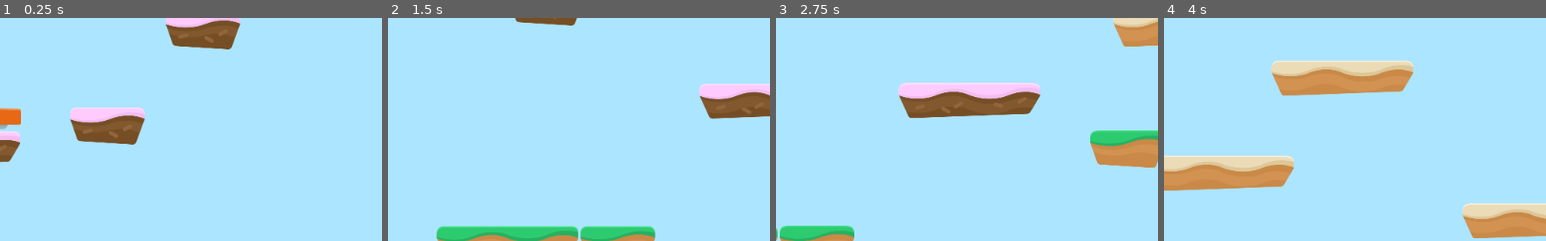
Above: before the commit, frames 1-4 (left to right).
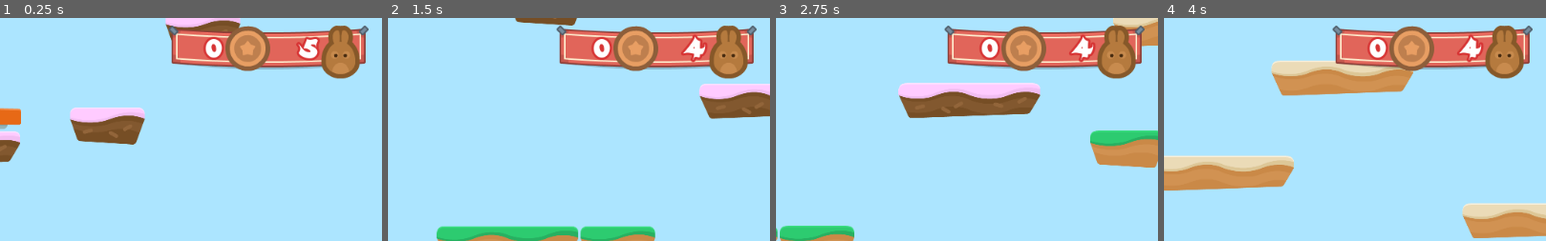
Above: after the commit, the same moments.

Repository: GreywindGit/Hoppy-Days
Game: Godot game, scene res://Levels/Level1.tscn
The game is run twice, just before and just after one commit, with the same random seed, the same clock (stepped at 60 frames per second) and the same inputs.
Inputs:
- Up to frame 1 (0.25 s): no input
- Up to frame 2 (1.5 s): tap Enter at 0.5 s; hold D (right) from 0.53 s (still down); tap W (jump) at 0.77 s
- Up to frame 3 (2.75 s): tap W (jump) at 1.52 s; release D (right) at 2.03 s; hold A (left) from 2.03 s (still down)
- Up to frame 4 (4 s): release A (left) at 2.78 s; hold D (right) from 2.78 s (still down); tap W (jump) at 3.02, 3.77 s
The pictures show only the part of the screen within x 50-100%, y 1-51%; the shares and areas given below are measured in that part.

The runs differ from the first frame. In frame 1, 9.0% of the frame differs, in the area x 44-97%, y 3-28%; in frame 2, 9.2%; in frame 3, 9.2%; in frame 4, 9.2%.

Commit message:
Add GUI for displaying lives/coins

Diff:
--- /dev/null
+++ b/GUI/GUI.gd
@@ -0,0 +1,4 @@
+extends CanvasLayer
+
+func update_lives(lives_left):
+	$Control/TextureRect/HBoxContainer/LifeCount.text = str(lives_left)
--- /dev/null
+++ b/GUI/GUI.tscn
@@ -0,0 +1,68 @@
+[gd_scene load_steps=7 format=2]
+
+[ext_resource path="res://GUI/GUI.gd" type="Script" id=1]
+[ext_resource path="res://GFX/HUD/bannerHanging.png" type="Texture" id=2]
+[ext_resource path="res://Fonts/candles_.ttf" type="DynamicFontData" id=3]
+[ext_resource path="res://GFX/HUD/coin_bronze.png" type="Texture" id=4]
+[ext_resource path="res://GFX/HUD/lifes.png" type="Texture" id=5]
+
+[sub_resource type="DynamicFont" id=1]
+size = 35
+outline_size = 3
+outline_color = Color( 0.847059, 0.207843, 0.207843, 1 )
+use_filter = true
+font_data = ExtResource( 3 )
+
+[node name="GUI" type="CanvasLayer"]
+script = ExtResource( 1 )
+
+[node name="Control" type="Control" parent="."]
+anchor_right = 1.0
+anchor_bottom = 1.0
+
+[node name="TextureRect" type="TextureRect" parent="Control"]
+anchor_left = 1.0
+anchor_right = 1.0
+margin_left = -286.0
+margin_top = 18.0
+margin_bottom = 59.0
+texture = ExtResource( 2 )
+
+[node name="HBoxContainer" type="HBoxContainer" parent="Control/TextureRect"]
+anchor_right = 1.0
+anchor_bottom = 1.0
+margin_left = 12.0
+margin_right = -30.0
+margin_bottom = -12.0
+alignment = 1
+
+[node name="CoinCount" type="Label" parent="Control/TextureRect/HBoxContainer"]
+margin_top = 12.0
+margin_right = 60.0
+margin_bottom = 58.0
+size_flags_horizontal = 3
+custom_fonts/font = SubResource( 1 )
+text = "0"
+align = 2
+
+[node name="CoinIcon" type="TextureRect" parent="Control/TextureRect/HBoxContainer"]
+margin_left = 64.0
+margin_right = 124.0
+margin_bottom = 71.0
+texture = ExtResource( 4 )
+
+[node name="LifeCount" type="Label" parent="Control/TextureRect/HBoxContainer"]
+margin_left = 128.0
+margin_top = 12.0
+margin_right = 188.0
+margin_bottom = 58.0
+size_flags_horizontal = 3
+custom_fonts/font = SubResource( 1 )
+text = "0"
+align = 2
+
+[node name="LifeIcon" type="TextureRect" parent="Control/TextureRect/HBoxContainer"]
+margin_left = 192.0
+margin_right = 244.0
+margin_bottom = 71.0
+texture = ExtResource( 5 )
--- a/Levels/GameState.gd
+++ b/Levels/GameState.gd
@@ -1,13 +1,20 @@
 extends Node2D
 
-var lives = 3
+var lives = 5
 
 func _ready():
 	add_to_group("Gamestate")
+	update_GUI()
+
+
+func update_GUI():
+	get_tree().call_group("GUI", "update_lives", lives)
+
 
 func hurt():
 	lives -= 1
 	$Player.hurt()
+	update_GUI()
 	if lives < 0:
 		end_game()
 
--- a/Levels/Level1.tscn
+++ b/Levels/Level1.tscn
@@ -6,6 +6,7 @@
 [ext_resource path="res://Hazards/SpikesTop.tscn" type="PackedScene" id=4]
 [ext_resource path="res://Items/JumpPad.tscn" type="PackedScene" id=5]
 [ext_resource path="res://SFX/Chiptune_Adventures_1.ogg" type="AudioStream" id=6]
+[ext_resource path="res://GUI/GUI.tscn" type="PackedScene" id=7]
 
 [node name="Level1" type="Node2D"]
 script = ExtResource( 1 )
@@ -31,5 +32,9 @@
 
 [node name="BGM" type="AudioStreamPlayer" parent="."]
 stream = ExtResource( 6 )
-volume_db = -10.0
+volume_db = -20.0
 autoplay = true
+
+[node name="GUI" parent="." groups=[
+"GUI",
+] instance=ExtResource( 7 )]
Not shown: 1 places in Levels/Level1.tscn that only renumber resources
